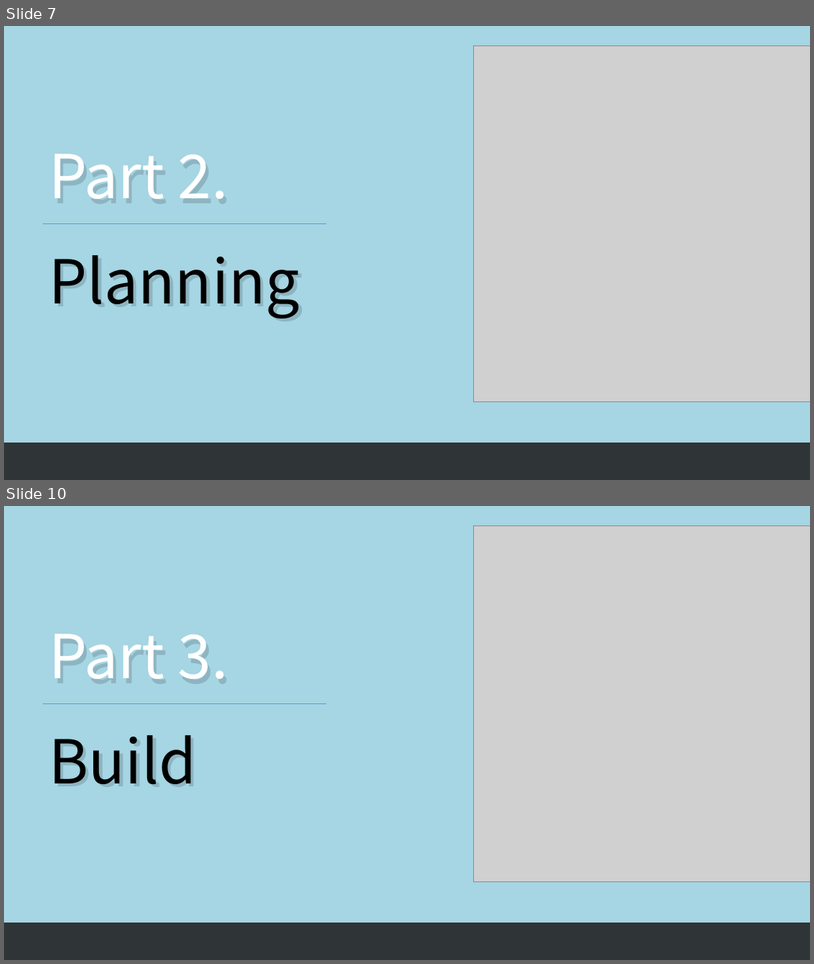
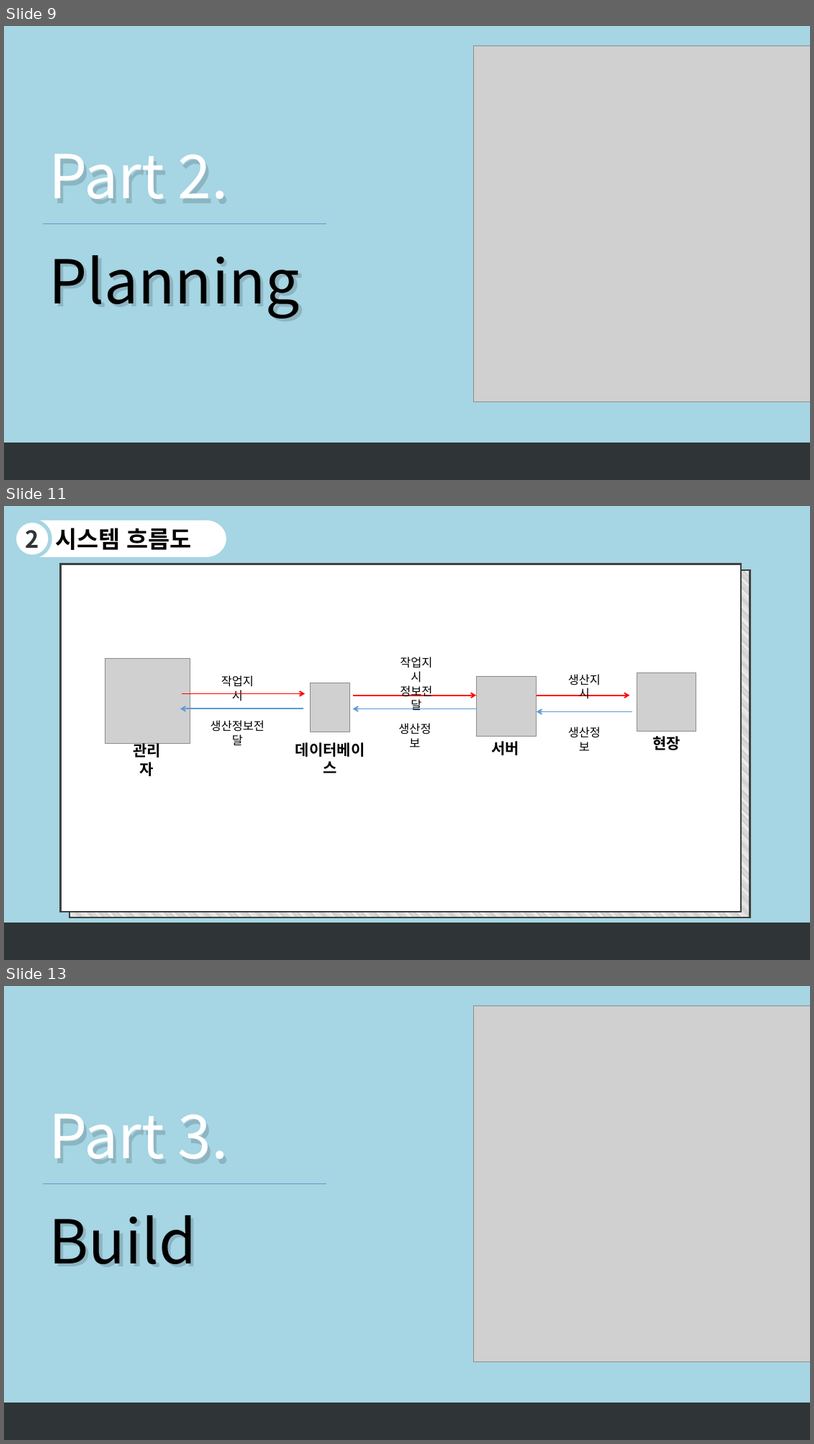
Before and after one commit to sjin9696/Aduino_C_sharp_1Team, a slide deck: 문서자료/발표자료.pptx. Shown one above the other, each under a label of ours: slides 7 and 10 before the commit, slides 9, 11 and 13 after it; the slides between them are not shown. The pictures are 814x964 and 814x1444 pixels, drawn with LibreOffice and Linux fonts; fonts in the diff are those of the drawing; grey boxes stand for pictures. Boxes give left, top, right and bottom in pixels: in the first picture for what was removed or moved away, otherwise in the second. Text is boxed around its words. In the diff, an @@ line names an element or a change of style, - is before the commit and + after.

Commit message:
발표자료 V0.9.5
특장점, 시스템 흐름도, 인력 투입 계획, 화면구성 애니메이션 추가

```diff
--- a/문서자료/발표자료.pptx
+++ b/문서자료/발표자료.pptx
@@ slide 11 added at (4, 506, 810, 960), background #A6D5E3 @@
@@ ellipse added at (14, 520, 50, 556), fill #FFFFFF, outline #A6D5E3 4.5 pt, 28 pt, text #2F3436, bold @@
+2
@@ ellipse added at (21, 520, 62, 557), fill #FFFFFF @@
@@ rectangle added at (41, 520, 206, 557), fill #FFFFFF, 28 pt, text #000000, bold @@
+시스템 흐름도
@@ ellipse added at (186, 520, 226, 557), fill #FFFFFF @@
@@ rectangle added at (61, 564, 741, 911), fill #FFFFFF, outline #404040 2 pt @@
@@ rectangle added at (70, 570, 751, 917), fill pattern #404040 on #FFFFFF, outline #404040 2 pt @@
@@ text added at (400, 656, 432, 710), 14 pt, text #000000 @@
+작업지시
+정보전달
@@ picture added at (105, 659, 190, 743) @@
@@ text added at (221, 675, 254, 701), 14 pt, text #000000 @@
+작업지시
@@ picture added at (476, 676, 537, 736) @@
@@ text added at (568, 674, 601, 699), 14 pt, text #000000 @@
+생산지시
@@ picture added at (638, 673, 696, 731) @@
@@ arrow added from (182, 693) to (305, 693), #FF0000 1.5 pt @@
@@ picture added at (311, 682, 350, 731) @@
@@ arrow added from (353, 695) to (476, 695), #FF0000 1.5 pt @@
@@ arrow added from (537, 695) to (630, 695), #FF0000 1.5 pt @@
@@ arrow added from (304, 708) to (180, 708), #5B9BD5 1.5 pt @@
@@ text added at (211, 720, 265, 745), 14 pt, text #000000 @@
+생산정보전달
@@ arrow added from (476, 708) to (353, 708), #5B9BD5 1.5 pt @@
@@ arrow added from (633, 712) to (537, 712), #5B9BD5 1.5 pt @@
@@ text added at (133, 743, 161, 776), 18 pt, text #000000, bold @@
+관리자
@@ text added at (296, 742, 365, 773), 18 pt, text #000000, bold @@
+데이터베이스
@@ text added at (399, 723, 431, 747), 14 pt, text #000000 @@
+생산정보
@@ text added at (492, 741, 520, 755), 18 pt, text #000000, bold @@
+서버
@@ text added at (568, 726, 601, 751), 14 pt, text #000000 @@
+생산정보
@@ text added at (653, 736, 681, 750), 18 pt, text #000000, bold @@
+현장
@@ rectangle added at (4, 923, 810, 960), fill #2F3436, outline #2F3436 1 pt @@
@@ what was slide 7 is now slide 9 @@
@@ what was slide 10 is now slide 13 @@
```
Also in this commit, not shown: 8 slides changed, 2 other slides added.
